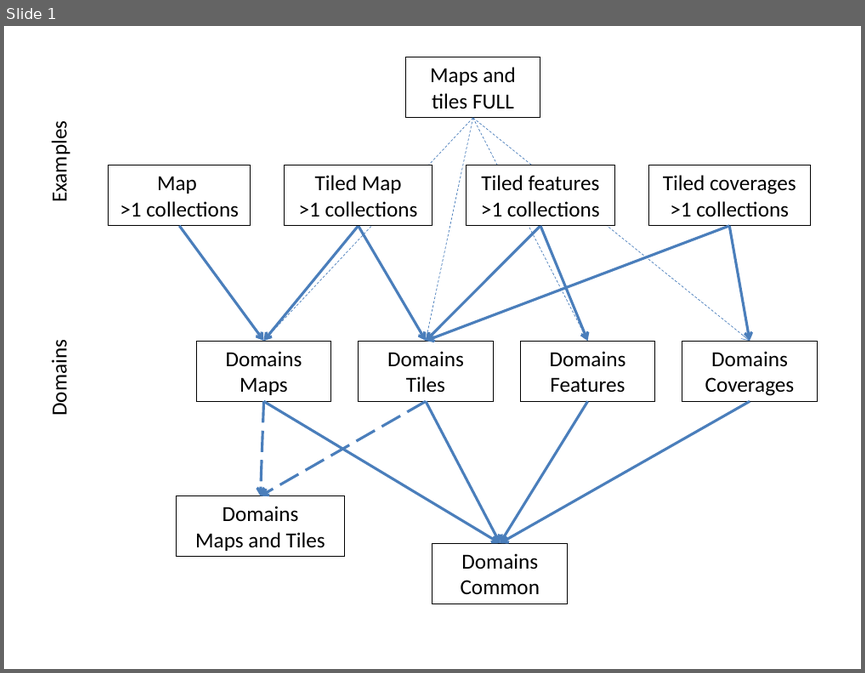
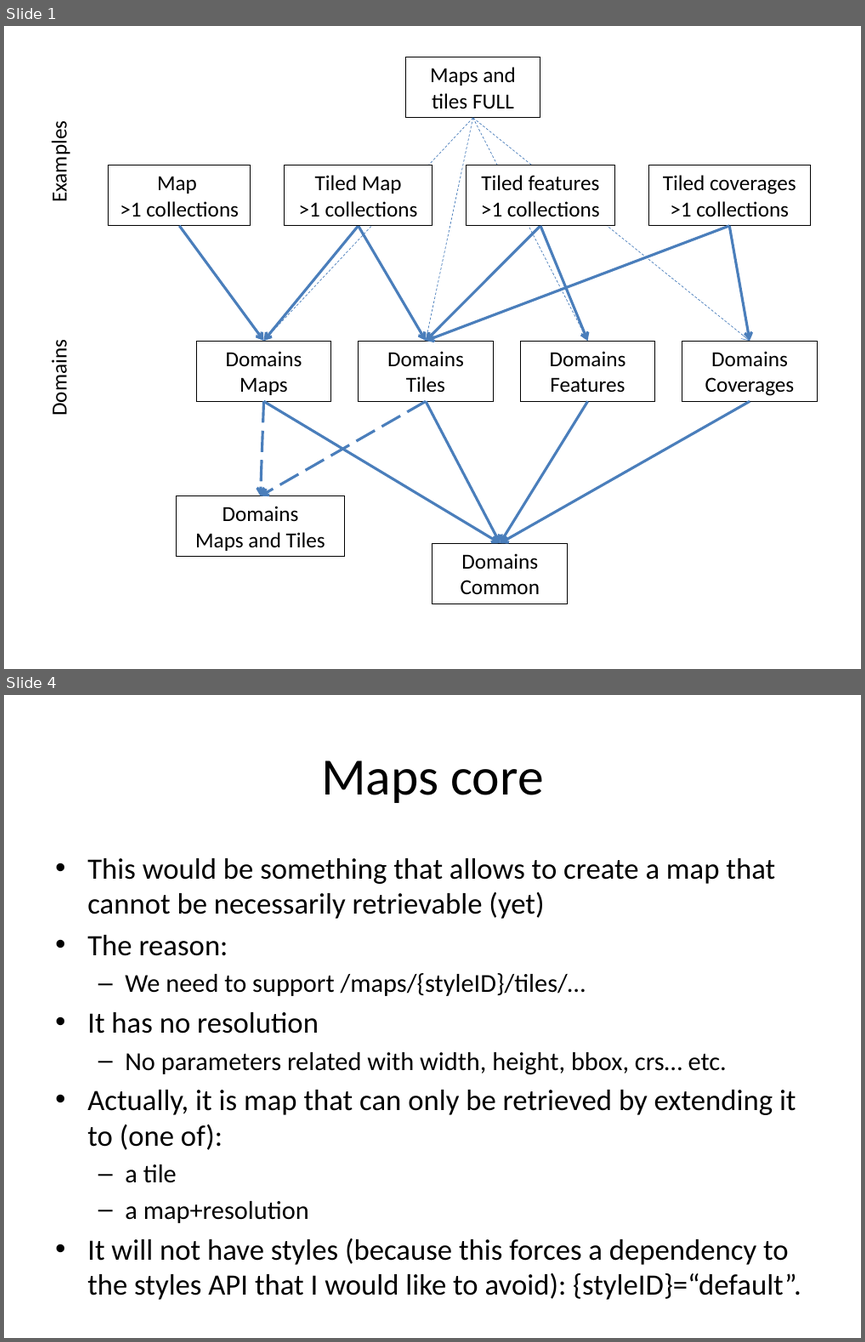
Before and after one commit to opengeospatial/ogcapi-maps, a slide deck: standard/images/diagrams.pptx. Shown one above the other, each under a label of ours: slide 1 before the commit, slides 1 and 4 after it; the slides between them are not shown. The pictures are 865x673 and 865x1342 pixels, drawn with LibreOffice and Linux fonts; fonts in the diff are those of the drawing. Boxes give left, top, right and bottom in pixels: in the first picture for what was removed or moved away, otherwise in the second. Text is boxed around its words. In the diff, an @@ line names an element or a change of style, - is before the commit and + after.

```diff
--- a/standard/images/diagrams.pptx
+++ b/standard/images/diagrams.pptx
@@ slide 4 added at <box>4,695,861,1338</box>, background #FFFFFF @@
@@ title added at <box>321,760,543,803</box>, 44 pt, text #000000 @@
+Maps core
@@ text added at <box>87,858,801,1299</box>, 24.8 pt, text #000000 @@
+• This would be something that allows to create a map that cannot be necessarily retrievable (yet)
+• The reason:
+  – We need to support /maps/{styleID}/tiles/…
+• It has no resolution
+  – No parameters related with width, height, bbox, crs… etc.
+• Actually, it is map that can only be retrieved by extending it to (one of):
+  – a tile
+  – a map+resolution
+• It will not have styles (because this forces a dependency to the styles API that I would like to avoid): {styleID}=“default”.
```
Also in this commit, not shown: 6 other slides added, 47 other files.
